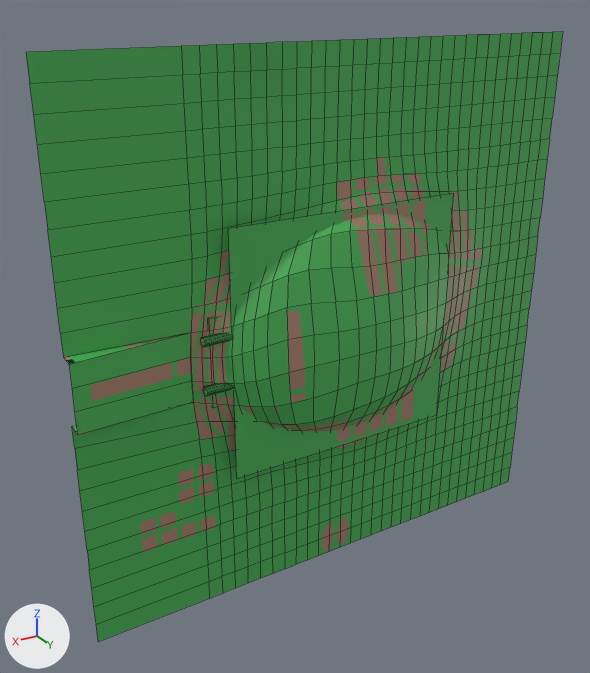
Two versions of the OBJ model assets/tiles/lake/lac.obj, one commit apart.
The view is the same before and after, from a camera (50 mm lens) standing at (7.81, 11.53, 5.8) and looking at (0.84, -0.09, -0.01). Arrows for +X, +Y and +Z are at lower left; the lights stay in place. Mesh edges are drawn as thin lines. Where no turn or scale is listed for an object, it has been applied to the vertices. Vertices at the same position are counted once.
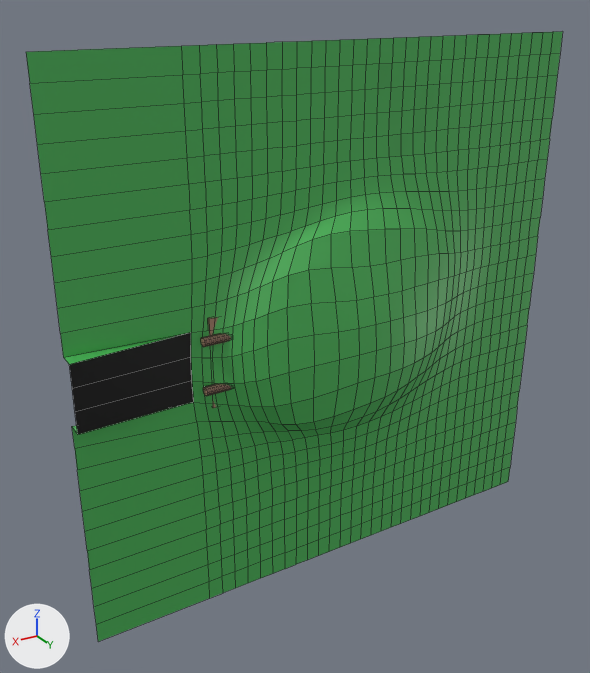
What differs and where, as boxes (x1, y1, x2, y2) in the pictures (590 x 673 px):
part 1 of me_plane, deleted (green)
    before: (228, 194, 454, 479)
part 2 of me_plane, surface changed
    both: (63, 155, 485, 555)

The change, as a diff of the scene's bpy script:
```diff
--- a/assets/tiles/lake/lac.obj.py
+++ b/assets/tiles/lake/lac.obj.py
@@ me_plane @@
 # used by ob_plane; location = (0.0, 0.0, 0.0)
-me_plane.from_pydata(...)  # 986 vertices, 854 faces; spans x -5.0..5.0, y 0.0..0.82, z -5.0..5.0
+me_plane.from_pydata(...)  # 982 vertices, 853 faces; spans x -5.0..5.0, y 0.0..0.82, z -5.0..5.0
+# me_plane part 1: the loose piece of 4 vertices spanning x -2.3..2.3, y 0.33, z -2.3..2.3 is deleted
+# me_plane part 2: 853 kept faces spanning x -5.0..5.0, y 0.0..0.82, z -5.0..5.0 get new texture (UV) coordinates
 me_plane.materials.append(mat_material_001)
```
